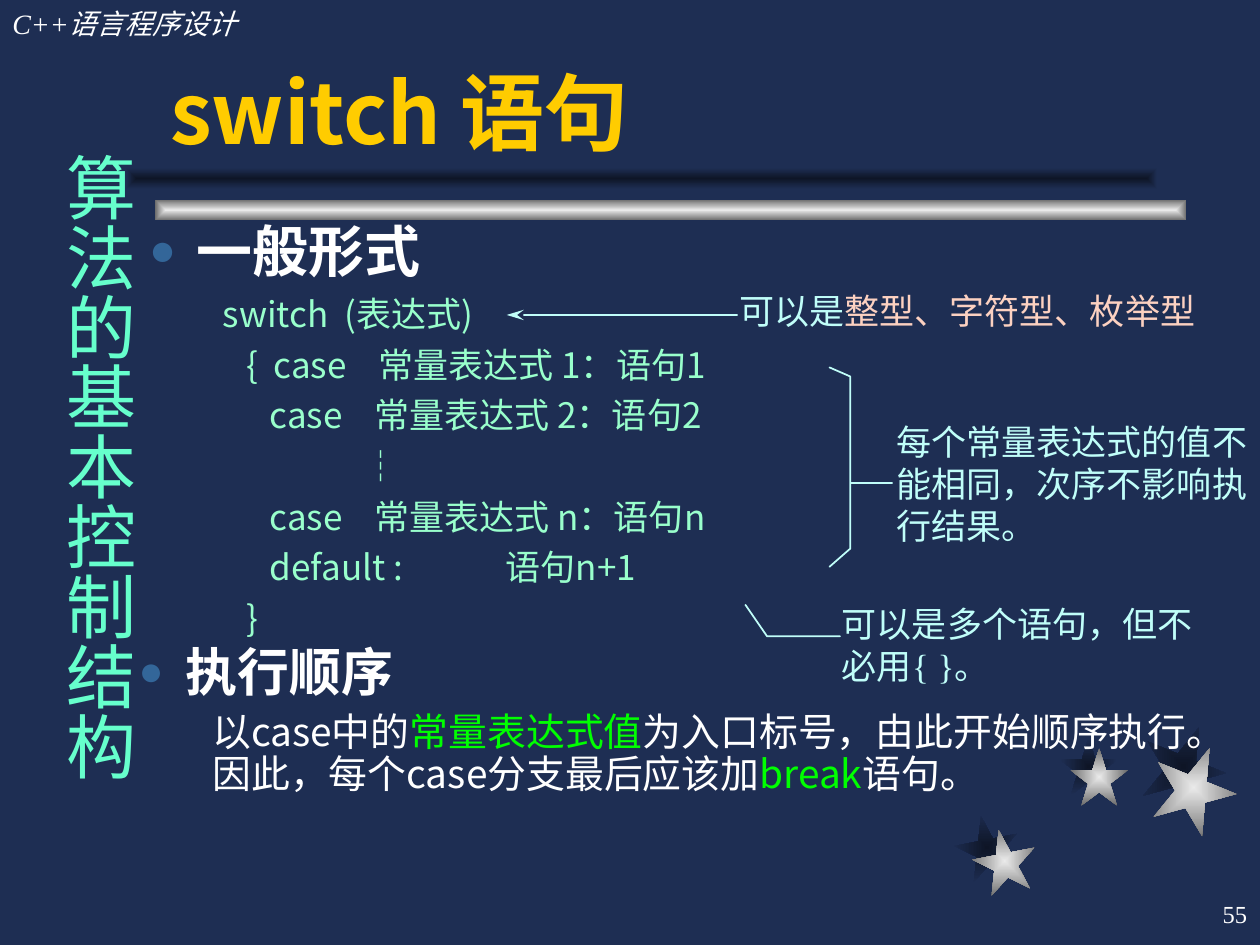
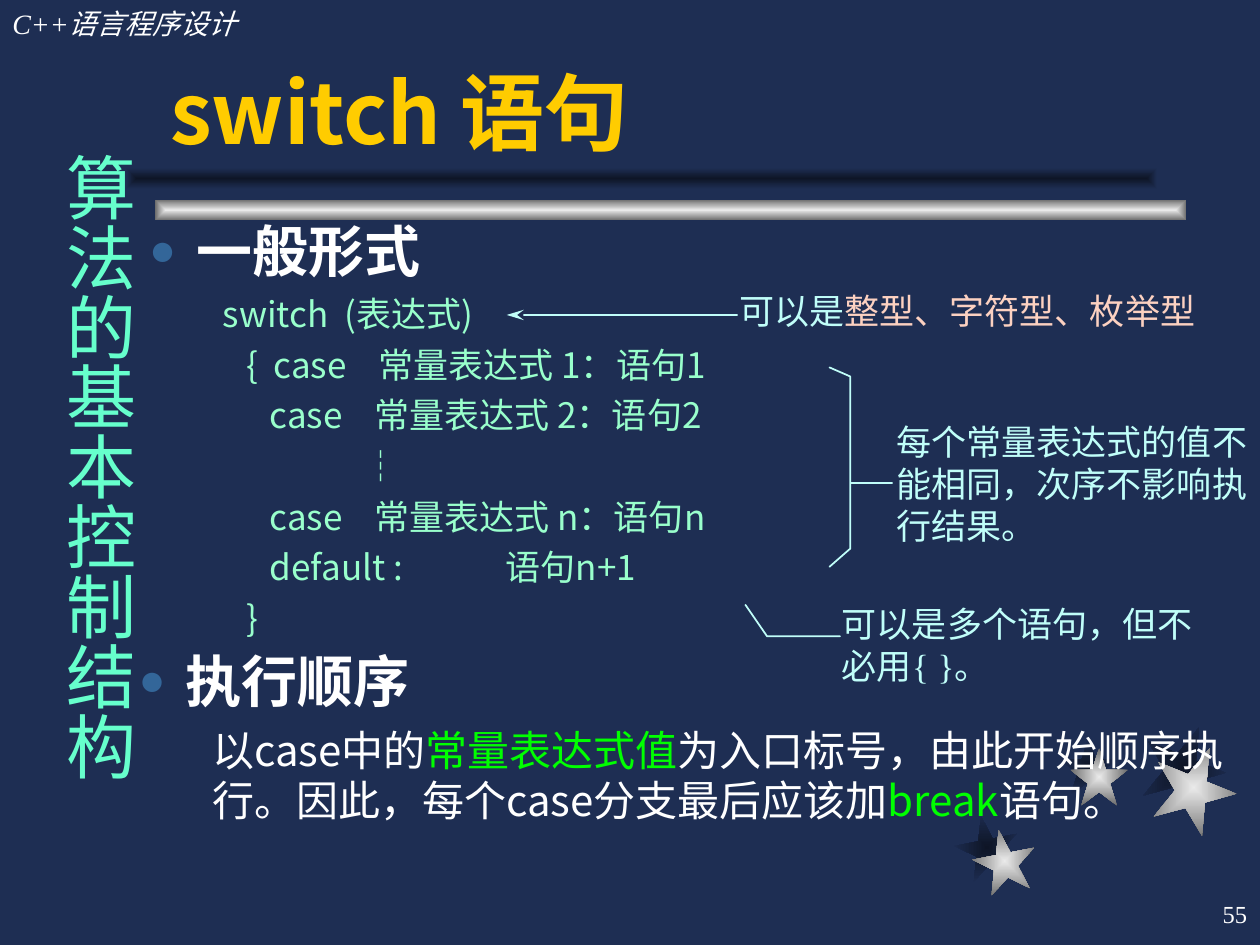
Before and after one commit to cugwhp/OOPCPP, a slide deck: slide 55 of 02.PPT/Ch2-C++语言概述/c++2.ppt. Drawn at 1260x945 pixels with LibreOffice and Linux fonts; fonts in the diff are those of the drawing. Boxes give left, top, right and bottom in pixels: in the first picture for what was removed or moved away, otherwise in the second. Text is boxed around its words. In the diff, an @@ line names an element or a change of style, - is before the commit and + after.

```diff
--- a/02.PPT/Ch2-C++语言概述/c++2.ppt
+++ b/02.PPT/Ch2-C++语言概述/c++2.ppt
@@ text "执行顺序" at (x1=186, y1=654, x2=1224, y2=821): size 29.6 to 32 pt in "执行顺序"; size 22.2 to 24 pt; line spacing 0.9 to 1 @@
@@ outline redrawn in 5 elements at (x1=950, y1=810, x2=1024, y2=884), (x1=1060, y1=737, x2=1118, y2=795), (x1=1129, y1=712, x2=1239, y2=822), (x1=1070, y1=748, x2=1128, y2=806), (x1=1139, y1=733, x2=1249, y2=843) @@
```
Also in this commit, not shown: 73 other slides changed, 6 other files.
